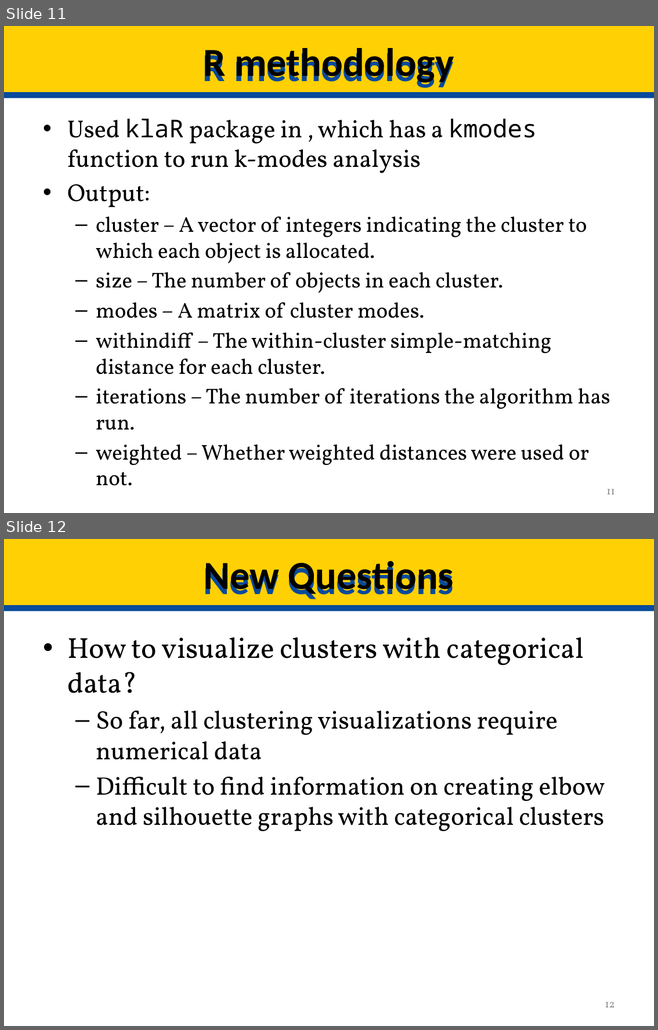
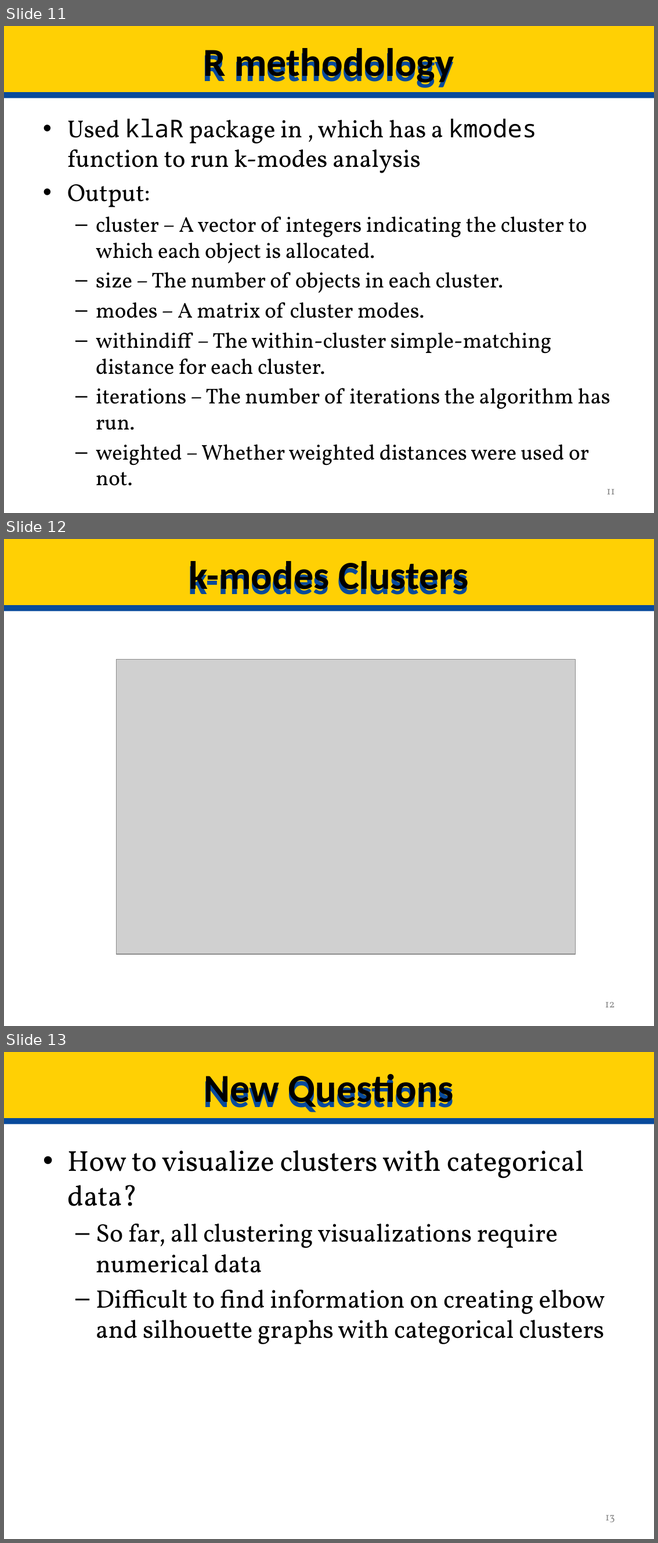
Before and after one commit to HHS/capstone.nadya.soto, a slide deck: 20180802 Capstone Presentation.pptx. Shown one above the other, each under a label of ours: slides 11 and 12 before the commit, slides 11, 12 and 13 after it. The pictures are 658x1030 and 658x1543 pixels, drawn with LibreOffice and Linux fonts; fonts in the diff are those of the drawing; grey boxes stand for pictures. Boxes give left, top, right and bottom in pixels: in the first picture for what was removed or moved away, otherwise in the second. Text is boxed around its words. In the diff, an @@ line names an element or a change of style, - is before the commit and + after.

Commit message:
Added image

```diff
--- a/20180802 Capstone Presentation.pptx
+++ b/20180802 Capstone Presentation.pptx
@@ slide 12 added at bbox=[4, 539, 654, 1026], background #FFFFFF; not listed: 2 template elements that a slide beside it also shows @@
@@ title added at bbox=[189, 561, 468, 595], 44 pt, text #000000, bold @@
+k-modes Clusters
@@ picture added at bbox=[117, 659, 575, 954] @@
@@ page number added at bbox=[605, 1002, 615, 1008], 12 pt, text #8C8C8C @@
+12
@@ what was slide 12 is now slide 13 @@
@@ page number at bbox=[605, 1515, 615, 1522]: text changed @@
-12
+13
```
Also in this commit, not shown: 1 slide changed.
